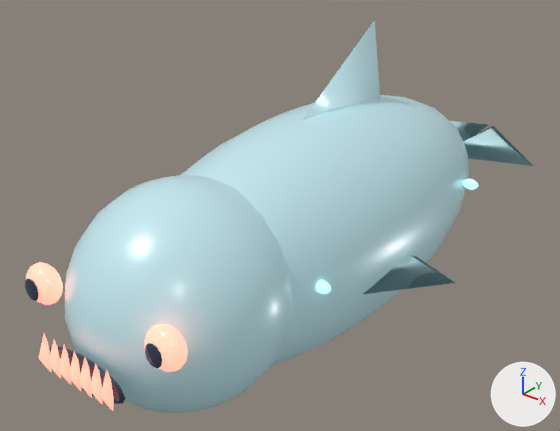
Before and after pictures for a commit that changed the Blender file assets/models/ocean/fish/glassjaw.blend.
The view is the same before and after, from a 50 mm camera at (2.54, -3.55, 2.14) aimed at (-0.25, -0.05, -0.03). The lights are fixed; the arrows at lower right show +X, +Y and +Z. The older version comes first.

Objects in the first picture: 'body', 'dorsal-fin-blade', 'head', 'mouth', 'swim-fin-1-blade', 'tail-lobe-1', 'weak-point-eye--1', 'weak-point-eye-1' and 12 more.
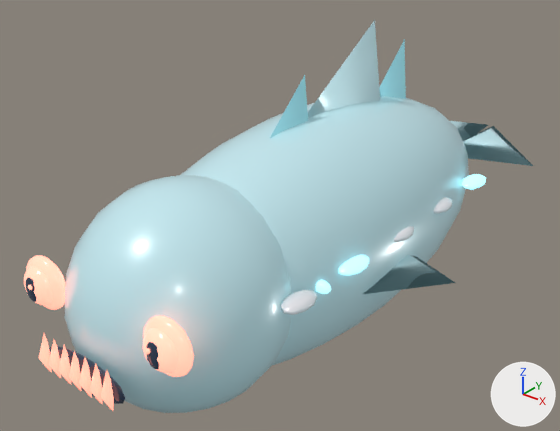
Edits to the bpy script that builds the scene:
```text
Add me_cone_072:
    me_cone_072.from_pydata([(0.0, 1.0, -1.0), (0.87, -0.5, -1.0), (-0.87, -0.5, -1.0), (0.0, 0.0, 1.0)], [], [(0, 3, 1), (0, 1, 2), (1, 3, 2), (2, 3, 0)])
    me_cone_072.polygons.foreach_set('use_smooth', [True] * 4)
    me_cone_072.materials.append(mat_glassjaw_fin_membrane)  # cyan #72abb6, glowing cyan #72abb6
Add me_cone_070:
    me_cone_070.from_pydata([(0.0, 1.0, -1.0), (0.87, -0.5, -1.0), (-0.87, -0.5, -1.0), (0.0, 0.0, 1.0)], [], [(0, 3, 1), (0, 1, 2), (1, 3, 2), (2, 3, 0)])
    me_cone_070.polygons.foreach_set('use_smooth', [True] * 4)
    me_cone_070.materials.append(mat_glassjaw_fin_membrane)  # cyan #72abb6, glowing cyan #72abb6
Change ob_weak_point_eye__1:
    ob_weak_point_eye__1.location: (-0.43, -1.691, 0.16) -> (-0.43, -1.703, 0.16)
Change ob_weak_point_eye_1:
    ob_weak_point_eye_1.location: (0.43, -1.691, 0.16) -> (0.43, -1.703, 0.16)
Add ob_sail_fin_2_blade:
    ob_sail_fin_2_blade = bpy.data.objects.new('sail-fin-2-blade', me_cone_072)
    ob_sail_fin_2_blade.parent = ob_sail_fin_2
    ob_sail_fin_2_blade.location = (0.0, 0.0, 0.0)
    ob_sail_fin_2_blade.rotation_euler = (1.571, 0.0, 0.0)  # degrees (90, 0, 0)
    ob_sail_fin_2_blade.scale = (0.1, 0.558, 0.302)
Add ob_sail_fin_2:
    ob_sail_fin_2 = bpy.data.objects.new('sail-fin-2', None)
    ob_sail_fin_2.parent = ob_glassjaw
    ob_sail_fin_2.location = (0.0, 0.638, 0.396)
Add ob_sail_fin_0_blade:
    ob_sail_fin_0_blade = bpy.data.objects.new('sail-fin-0-blade', me_cone_070)
    ob_sail_fin_0_blade.parent = ob_sail_fin_0
    ob_sail_fin_0_blade.location = (0.0, 0.0, 0.0)
    ob_sail_fin_0_blade.rotation_euler = (1.571, 0.0, 0.0)  # degrees (90, 0, 0)
    ob_sail_fin_0_blade.scale = (0.1, 0.558, 0.302)
Add ob_sail_fin_0:
    ob_sail_fin_0 = bpy.data.objects.new('sail-fin-0', None)
    ob_sail_fin_0.parent = ob_glassjaw
    ob_sail_fin_0.location = (0.0, -0.447, 0.396)
Add ob_scale_1_4:
    ob_scale_1_4 = bpy.data.objects.new('scale-1-4', me_sphere_094)  # a UV sphere (10 segments, 5 rings, poles along z) spanning x -0.9..0.9, y -0.95..0.95, z -1.0..1.0; in mat_glassjaw_biolight (cyan #72abb6, glowing cyan #72abb6)
    ob_scale_1_4.parent = ob_glassjaw
    ob_scale_1_4.location = (0.616, 0.894, 0.12)
    ob_scale_1_4.scale = (0.07, 0.12, 0.035)
Add ob_scale_1_3:
    ob_scale_1_3 = bpy.data.objects.new('scale-1-3', me_sphere_092)  # a UV sphere (10 segments, 5 rings, poles along z) spanning x -0.9..0.9, y -0.95..0.95, z -1.0..1.0; in mat_glassjaw_accent (light grey #dfcfd0, glowing cyan #72abb6)
    ob_scale_1_3.parent = ob_glassjaw
    ob_scale_1_3.location = (0.616, 0.423, 0.12)
    ob_scale_1_3.scale = (0.07, 0.12, 0.035)
Add ob_scale_1_2:
    ob_scale_1_2 = bpy.data.objects.new('scale-1-2', me_sphere_090)  # a UV sphere (10 segments, 5 rings, poles along z) spanning x -0.9..0.9, y -0.95..0.95, z -1.0..1.0; in mat_glassjaw_accent (light grey #dfcfd0, glowing cyan #72abb6)
    ob_scale_1_2.parent = ob_glassjaw
    ob_scale_1_2.location = (0.616, -0.0479, 0.12)
    ob_scale_1_2.scale = (0.07, 0.12, 0.035)
Add ob_scale_1_1:
    ob_scale_1_1 = bpy.data.objects.new('scale-1-1', me_sphere_094.copy())
    ob_scale_1_1.parent = ob_glassjaw
    ob_scale_1_1.location = (0.616, -0.519, 0.12)
    ob_scale_1_1.scale = (0.07, 0.12, 0.035)
Add ob_scale_1_0:
    ob_scale_1_0 = bpy.data.objects.new('scale-1-0', me_sphere_086)  # a UV sphere (10 segments, 5 rings, poles along z) spanning x -0.9..0.9, y -0.95..0.95, z -1.0..1.0; in mat_glassjaw_accent (light grey #dfcfd0, glowing cyan #72abb6)
    ob_scale_1_0.parent = ob_glassjaw
    ob_scale_1_0.location = (0.616, -0.989, 0.12)
    ob_scale_1_0.scale = (0.07, 0.12, 0.035)
Add ob_eye_glow_1:
    ob_eye_glow_1 = bpy.data.objects.new('eye-glow-1', me_sphere_041.copy())  # the mesh of ob_weak_point_eye_1
    ob_eye_glow_1.parent = ob_glassjaw
    ob_eye_glow_1.location = (0.43, -1.679, 0.16)
    ob_eye_glow_1.scale = (0.145, 0.06, 0.145)
Add ob_eye_glow__1:
    ob_eye_glow__1 = bpy.data.objects.new('eye-glow--1', me_sphere_041.copy())  # the mesh of ob_weak_point_eye_1
    ob_eye_glow__1.parent = ob_glassjaw
    ob_eye_glow__1.location = (-0.43, -1.679, 0.16)
    ob_eye_glow__1.scale = (0.145, 0.06, 0.145)
```

Location of each change, [x1, y1, x2, y2] in pixels of the pictures (560 x 431 px):
'weak-point-eye-1', moved: before [145, 324, 188, 372]; after [142, 328, 178, 373]
'eye-glow-1', added: after [143, 315, 194, 377]
'weak-point-eye--1', moved: before [26, 262, 63, 305]; after [24, 266, 53, 306]
'sail-fin-0-blade', added (cyan): after [270, 75, 308, 138]
'eye-glow--1', added: after [26, 255, 66, 310]
'sail-fin-2-blade', added (cyan): after [379, 39, 406, 99]
'scale-1-0', added: after [281, 290, 317, 315]
'scale-1-1', added: after [339, 255, 369, 276]
'scale-1-4', added: after [462, 174, 486, 189]
'scale-1-3', added: after [433, 197, 453, 214]
'scale-1-2', added: after [394, 226, 414, 242]
